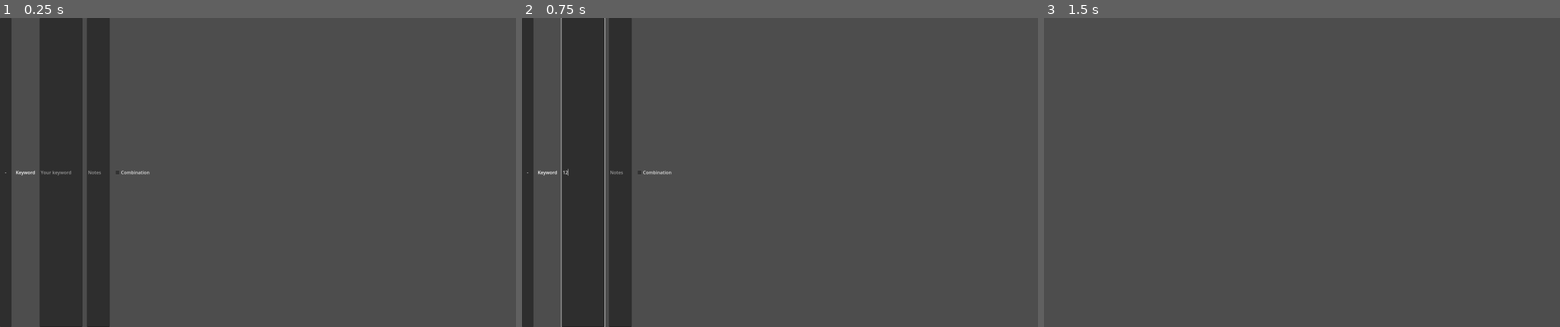
Above: before the commit, frames 1-3 (left to right).
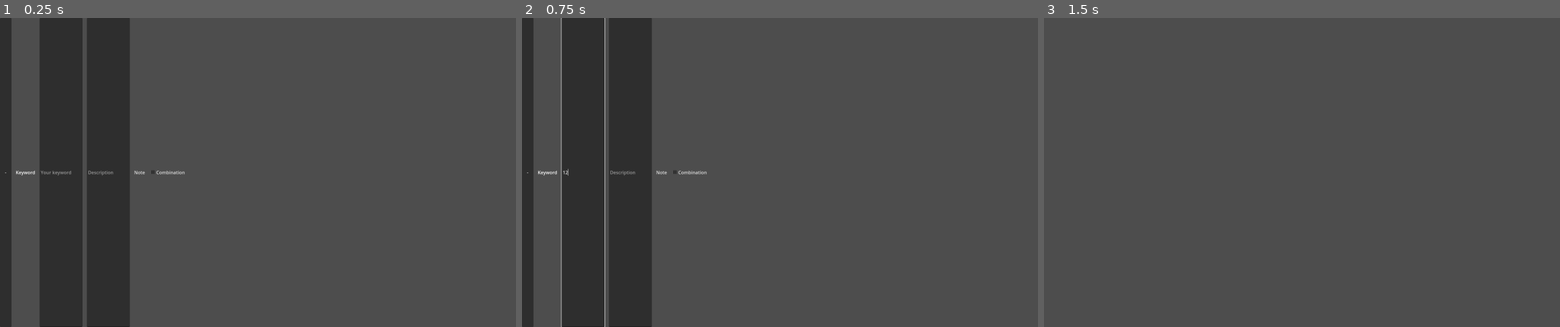
Above: after the commit, the same moments.

Repository: SleeeepyZhou/VLMCaption-TagCraft
Game: Godot game, scene res://Lib/Extra/JsonSchema/schema_unit.tscn
The game is run twice, just before and just after one commit, with the same random seed, the same clock (stepped at 60 frames per second) and the same inputs. This scene is started directly instead of the project's main scene.
Inputs (mouse positions are in pixels of both pictures, inside the frame that each line leads up to):
- Up to frame 1 (0.25 s): no input
- Up to frame 2 (0.75 s): click (583, 172) at 0.52 s; type "12" at 0.6 s
- Up to frame 3 (1.5 s): click "-" at 1.25 s

The runs differ from the first frame. In frame 1, 3.8% of the frame differs, in the area x 17-36%, y 0-100%; in frame 2, 3.8%; in frame 3, nothing differs.

Commit message:
Fix bugs, Add descri func

Diff:
--- a/Lib/ApiUtils.gd
+++ b/Lib/ApiUtils.gd
@@ -158,7 +158,7 @@
 		else:
 			return result
 	else:
-		return "Error: Unknown error"
+		return "Error: Unknown error. Status:" + str(received[1]) + received[3].get_string_from_utf8()
 
 
 ## 各家API模块
--- a/Lib/Extra/JsonSchema/Editbox.gd
+++ b/Lib/Extra/JsonSchema/Editbox.gd
@@ -1,36 +1,4 @@
 extends MarginContainer
-
-const unit_path = "res://Lib/Extra/JsonSchema/schema_unit.tscn"
-
-func _ready():
-	#if OS.is_debug_build():
-		#Global.reset()
-	get_viewport().files_dropped.connect(on_files_dropped) # 文件拖拽信号
-
-func on_files_dropped(files): # 外部JSON分享
-	var path : String = files[0]
-	if ("share" in path.get_extension()) and visible:
-		print(123)
-		var json_string = FileAccess.open(path, FileAccess.READ).get_as_text()
-		var parse_result = JSON.parse_string(json_string)
-		creat_nodeunit(parse_result)
-
-func share_json():
-	var schema_name = $SchemaEdit/Box/Namebox/Name.text
-	if await _on_save_pressed():
-		var schema_dir = Global.readjson()["format"][schema_name]
-		var json_string = JSON.stringify(schema_dir)
-		var json_path = (OS.get_executable_path().get_base_dir() + "/" + schema_name + ".share").simplify_path()
-		var save_data = FileAccess.open(json_path, FileAccess.WRITE)
-		save_data.store_string(json_string)
-		save_data.close()
-
-func newformat():
-	$SchemaEdit/Box/Namebox/Name.text = ""
-	$SchemaEdit/Box/Namebox/Note.text = ""
-	for child in $SchemaEdit/Box/Box/Unitbox.get_children():
-		child.queue_free()
-	_on_add_pressed()
 
 '''
 example_data = {
@@ -92,7 +60,8 @@
 						}
 example_schema = {
 		"type": "object",
-		"properties": {"category": { "type": "string" },
+		"properties": {"category": {"type": "string",
+									"description": ""},
 						"subject": { "type": "string" },
 						"appearance": {"type": "object",
 										"properties": {"costume": { "type": "string" },
@@ -118,18 +87,28 @@
 				}
 '''
 
-func analysis(box : Control, properties : Dictionary, notedir : Dictionary):
-	for key in properties:
-		var temp = load(unit_path)
-		var newunit = temp.instantiate()
-		box.add_child(newunit)
-		var combin : bool = properties[key].get("type","string") in "object"
-		newunit.update_text(key, combin, notedir.get(key,""))
-		if combin:
-			var newbox = newunit.get_node("Unitbox")
-			analysis(newbox, properties[key].get("properties",{}), notedir)
-
-func creat_nodeunit(formatdir : Dictionary):
+# 外部JSON分享
+func _ready():
+	get_viewport().files_dropped.connect(on_files_dropped) # 文件拖拽信号
+func on_files_dropped(files):
+	var path : String = files[0]
+	if ("share" in path.get_extension()) and visible:
+		var json_string = FileAccess.open(path, FileAccess.READ).get_as_text()
+		var parse_result = JSON.parse_string(json_string)
+		creat_nodeunit(parse_result)
+func share_json():
+	var schema_name = $SchemaEdit/Box/Namebox/Name.text
+	if await _on_save_pressed():
+		var schema_dir = Global.readjson()["format"][schema_name]
+		var json_string = JSON.stringify(schema_dir)
+		var json_path = (OS.get_executable_path().get_base_dir() + "/" + schema_name + ".share").simplify_path()
+		var save_data = FileAccess.open(json_path, FileAccess.WRITE)
+		save_data.store_string(json_string)
+		save_data.close()
+
+const unit_path = "res://Lib/Extra/JsonSchema/schema_unit.tscn"
+
+func creat_nodeunit(formatdir : Dictionary): # 从数据构建子节点
 	var format_name = formatdir.get("json_schema", {"name":"error"}).get("name","error")
 	$SchemaEdit/Box/Namebox/Name.text = format_name
 	if format_name in "errorJSON":
@@ -140,24 +119,18 @@
 		return
 	var schema = formatdir["json_schema"].get("schema",{"properties":{}})
 	analysis($SchemaEdit/Box/Box/Unitbox, schema["properties"], notedir)
-
-func readformat(format_name : String):
-	for child in $SchemaEdit/Box/Box/Unitbox.get_children():
-		child.queue_free()
-	if format_name.is_empty():
-		return
-	var formatdir = Global.readjson()["format"].get(format_name, {})
-	creat_nodeunit(formatdir)
-
-func _on_esc_pressed():
-	visible = false
-
-func _on_add_pressed():
-	var temp = load(unit_path)
-	var newunit = temp.instantiate()
-	$SchemaEdit/Box/Box/Unitbox.add_child(newunit)
-
-func _on_save_pressed():
+func analysis(box : Control, properties : Dictionary, notedir : Dictionary):
+	for key in properties:
+		var temp = load(unit_path)
+		var newunit = temp.instantiate()
+		box.add_child(newunit)
+		var combin : bool = properties[key].get("type","string") in "object"
+		newunit.update_text(key, combin, notedir.get(key,""), properties[key].get("description",""))
+		if combin:
+			var newbox = newunit.get_node("Unitbox")
+			analysis(newbox, properties[key].get("properties",{}), notedir)
+
+func _on_save_pressed(): # 从子节点获取结构
 	var format : Dictionary = {
 								"type": "json_schema",
 								"json_schema": {"name": "",
@@ -208,3 +181,39 @@
 
 	%SchemaBox.updata_list()
 	return true
+
+func newformat():
+	$SchemaEdit/Box/Namebox/Name.text = ""
+	$SchemaEdit/Box/Namebox/Note.text = ""
+	for child in $SchemaEdit/Box/Box/Unitbox.get_children():
+		child.queue_free()
+	_on_add_pressed()
+
+func readformat(format_name : String):
+	for child in $SchemaEdit/Box/Box/Unitbox.get_children():
+		child.queue_free()
+	if format_name.is_empty():
+		return
+	var formatdir = Global.readjson()["format"].get(format_name, {})
+	creat_nodeunit(formatdir)
+
+func _on_esc_pressed():
+	visible = false
+
+func _on_add_pressed():
+	var temp = load(unit_path)
+	var newunit = temp.instantiate()
+	$SchemaEdit/Box/Box/Unitbox.add_child(newunit)
+
+func _on_name_text_changed(new_text):
+	var regex = RegEx.create_from_string("[a-zA-Z0-9_-]+")
+	var result = regex.search($SchemaEdit/Box/Namebox/Name.text)
+	var temp : String = ""
+	if result:
+		temp = result.get_string()
+	if temp != new_text:
+		$SchemaEdit/Box/Namebox/Name.clear()
+		$SchemaEdit/Box/Namebox/Name.insert_text_at_caret(temp)
+		$SchemaEdit/Box/Namebox/Name/Label.visible = true
+		await get_tree().create_timer(3).timeout
+		$SchemaEdit/Box/Namebox/Name/Label.visible = false
--- a/Lib/Extra/JsonSchema/schema_unit.gd
+++ b/Lib/Extra/JsonSchema/schema_unit.gd
@@ -4,23 +4,39 @@
 	get:
 		key = $Keyword.text
 		return key
-var is_object : bool = false
+	set(t):
+		$Keyword.text = t
+		key = t
+var description : String = "":
+	get:
+		description = $Description.text
+		return description
+	set(t):
+		$Description.text = t
+		description = t
+var is_object : bool = false:
+	set(b):
+		$Combination.button_pressed = b
+		is_object = b
 var note : String = "":
 	get:
-		note = $Note.text
+		note = $Note/Note.text
 		return note
+	set(t):
+		$Note/Note.text = t
+		note = t
 
-func update_text(keyword : String, combin : bool, notaword : String):
+func update_text(keyword : String, combin : bool = false, notaword : String = "", descri : String = ""):
 	key = keyword
+	description = descri
 	is_object = combin
 	note = notaword
-	$Keyword.text = keyword
-	$Combination.button_pressed = combin
-	$Note.text = notaword
 
-func send_properties(notedir : Dictionary = {}):
+func send_properties(notedir : Dictionary = {}): # 向上返回数据
 	var properties : Dictionary = {}
 	notedir[key] = note
+	if !description.is_empty():
+		properties["description"] = description
 	if is_object:
 		var object : Dictionary = {}
 		var box : PackedStringArray = []
@@ -51,11 +67,35 @@
 		is_object = false
 		for child in $Unitbox.get_children():
 			child.queue_free()
-
 func _on_add_pressed():
 	var temp = load("res://Lib/Extra/JsonSchema/schema_unit.tscn")
 	var newunit = temp.instantiate()
 	$Unitbox.add_child(newunit)
-
 func _on_delete_button_up():
 	queue_free()
+func _on_note_pressed():
+	$Note/Note.visible = !$Note/Note.visible
+func _on_keyword_text_changed(new_text):
+	var regex = RegEx.create_from_string("[a-zA-Z0-9_-]+")
+	var result = regex.search($Keyword.text)
+	var temp : String = ""
+	if result:
+		temp = result.get_string()
+	if temp != new_text:
+		$Keyword.clear()
+		$Keyword.insert_text_at_caret(temp)
+		$Keyword/Label.visible = true
+		await get_tree().create_timer(3).timeout
+		$Keyword/Label.visible = false
+func _on_description_text_changed(new_text):
+	var regex = RegEx.create_from_string("[a-zA-Z0-9_-]+")
+	var result = regex.search($Description.text)
+	var temp : String = ""
+	if result:
+		temp = result.get_string()
+	if temp != new_text:
+		$Description.clear()
+		$Description.insert_text_at_caret(temp)
+		$Keyword/Label.visible = true
+		await get_tree().create_timer(3).timeout
+		$Keyword/Label.visible = false
--- a/Lib/Extra/JsonSchema/schema_unit.tscn
+++ b/Lib/Extra/JsonSchema/schema_unit.tscn
@@ -24,14 +24,46 @@
 custom_minimum_size = Vector2(150, 0)
 layout_mode = 2
 placeholder_text = "Your keyword"
+expand_to_text_length = true
 
-[node name="Note" type="LineEdit" parent="."]
-custom_minimum_size = Vector2(80, 0)
+[node name="Label" type="Label" parent="Keyword"]
+visible = false
+layout_mode = 0
+offset_right = 40.0
+offset_bottom = 23.0
+theme_override_colors/font_color = Color(1, 0, 0, 1)
+theme_override_colors/font_shadow_color = Color(0, 0, 0, 1)
+text = "Only a-z,A-Z,0-9,-,_"
+
+[node name="Description" type="LineEdit" parent="."]
+custom_minimum_size = Vector2(150, 0)
 layout_mode = 2
+placeholder_text = "Description"
+expand_to_text_length = true
+
+[node name="Note" type="LinkButton" parent="."]
+layout_mode = 2
+size_flags_vertical = 4
+mouse_filter = 1
+text = "Note"
+
+[node name="Note" type="TextEdit" parent="Note"]
+visible = false
+z_index = 1
+custom_minimum_size = Vector2(200, 200)
+layout_mode = 2
+offset_left = 1.0
+offset_top = 25.0
+offset_right = 201.0
+offset_bottom = 225.0
+size_flags_horizontal = 3
+size_flags_vertical = 3
 placeholder_text = "Notes"
+wrap_mode = 1
 
 [node name="Combination" type="CheckBox" parent="."]
 layout_mode = 2
+size_flags_vertical = 4
 text = "Combination"
 
 [node name="Add" type="Button" parent="."]
@@ -43,5 +75,8 @@
 layout_mode = 2
 
 [connection signal="button_up" from="Delete" to="." method="_on_delete_button_up"]
+[connection signal="text_changed" from="Keyword" to="." method="_on_keyword_text_changed"]
+[connection signal="text_changed" from="Description" to="." method="_on_description_text_changed"]
+[connection signal="pressed" from="Note" to="." method="_on_note_pressed"]
 [connection signal="toggled" from="Combination" to="." method="_on_combination_toggled"]
 [connection signal="pressed" from="Add" to="." method="_on_add_pressed"]
--- a/Lib/Inapp.gd
+++ b/Lib/Inapp.gd
@@ -8,7 +8,6 @@
 		$Background.texture = ImageTexture.create_from_image(image)
 	if setting.has("backcolor"):
 		$ColorRect.color = setting["backcolor"]
-
 
 func resize():
 	size = get_viewport_rect().size
--- a/Resources/main.tscn
+++ b/Resources/main.tscn
@@ -1127,6 +1127,14 @@
 custom_minimum_size = Vector2(300, 35)
 layout_mode = 2
 placeholder_text = "Tap your schema name"
+
+[node name="Label" type="Label" parent="Editbox/SchemaEdit/Box/Namebox/Name"]
+visible = false
+offset_right = 40.0
+offset_bottom = 23.0
+theme_override_colors/font_color = Color(1, 0, 0, 1)
+theme_override_colors/font_shadow_color = Color(0, 0, 0, 1)
+text = "Only a-z,A-Z,0-9,-,_"
 
 [node name="Add" type="Button" parent="Editbox/SchemaEdit/Box/Namebox"]
 layout_mode = 2
@@ -1196,5 +1204,6 @@
 [connection signal="meta_clicked" from="Captioner/Main/Demo/Tab/Config/API Config/Setting/Setting/Thank" to="Captioner/Main/Demo" method="_on_thank_meta_clicked"]
 [connection signal="pressed" from="Editbox/SchemaEdit/Box/Namebox/Save" to="Editbox" method="_on_save_pressed"]
 [connection signal="pressed" from="Editbox/SchemaEdit/Box/Namebox/Share" to="Editbox" method="share_json"]
+[connection signal="text_changed" from="Editbox/SchemaEdit/Box/Namebox/Name" to="Editbox" method="_on_name_text_changed"]
 [connection signal="pressed" from="Editbox/SchemaEdit/Box/Namebox/Add" to="Editbox" method="_on_add_pressed"]
 [connection signal="pressed" from="Editbox/VBoxContainer/HBoxContainer/Esc" to="Editbox" method="_on_esc_pressed"]
